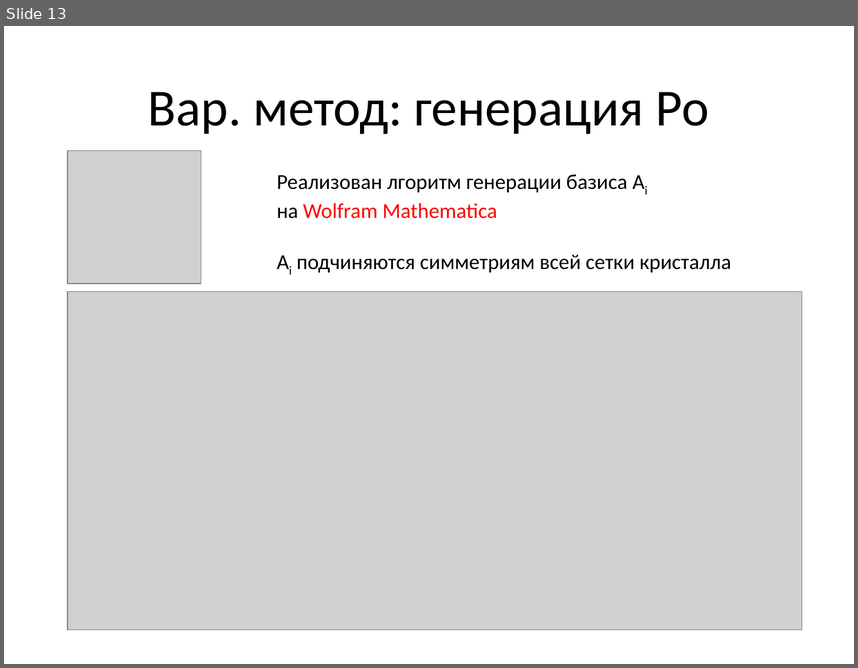
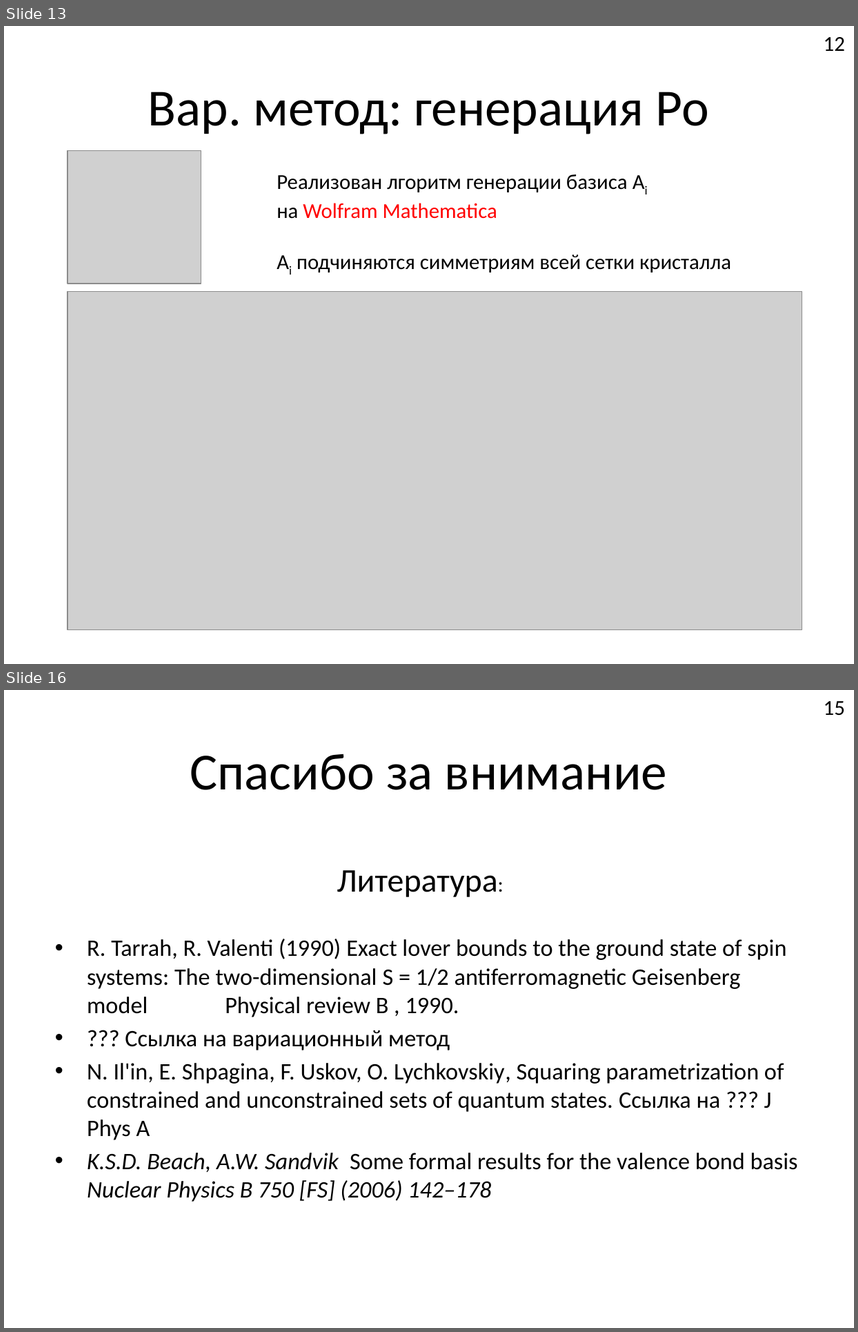
Before and after one commit to FeelUsM/zadrotstvo1, a slide deck: LaTeX-поделки/Системы спинов 1.pptx. Shown one above the other, each under a label of ours: slide 13 before the commit, slides 13 and 16 after it; the slides between them are not shown. The pictures are 858x668 and 858x1332 pixels, drawn with LibreOffice and Linux fonts; fonts in the diff are those of the drawing; grey boxes stand for pictures. Boxes give left, top, right and bottom in pixels: in the first picture for what was removed or moved away, otherwise in the second. Text is boxed around its words. In the diff, an @@ line names an element or a change of style, - is before the commit and + after.

```diff
--- a/LaTeX-поделки/Системы спинов 1.pptx
+++ b/LaTeX-поделки/Системы спинов 1.pptx
@@ slide 16 added at box(4, 690, 854, 1328), background #FFFFFF @@
@@ text added at box(824, 701, 845, 716), 18 pt, text #000000 @@
+15
@@ title added at box(190, 753, 667, 790), 44 pt, text #000000 @@
+Спасибо за внимание
@@ text added at box(337, 870, 498, 897), 28 pt, text #000000 @@
+Литература:
@@ text added at box(87, 938, 798, 1201), 20 pt, text #000000 @@
+• R. Tarrah, R. Valenti (1990) Exact lover bounds to the ground state of spin systems: The two-dimensional S = 1/2 antiferromagnetic Geisenberg model Physical review B , 1990.
+• ??? Ссылка на вариационный метод
+• N. Il'in, E. Shpagina, F. Uskov, O. Lychkovskiy, Squaring parametrization of constrained and unconstrained sets of quantum states. Ссылка на ??? J Phys A
+• K.S.D. Beach, A.W. Sandvik Some formal results for the valence bond basis Nuclear Physics B 750 [FS] (2006) 142–178
@@ slide 13 changed as well @@
@@ text added at box(824, 37, 845, 51), 18 pt, text #000000 @@
+12
```
Also in this commit, not shown: 12 other slides changed, 1 other slide added, 2 slides removed, 8 other files.
